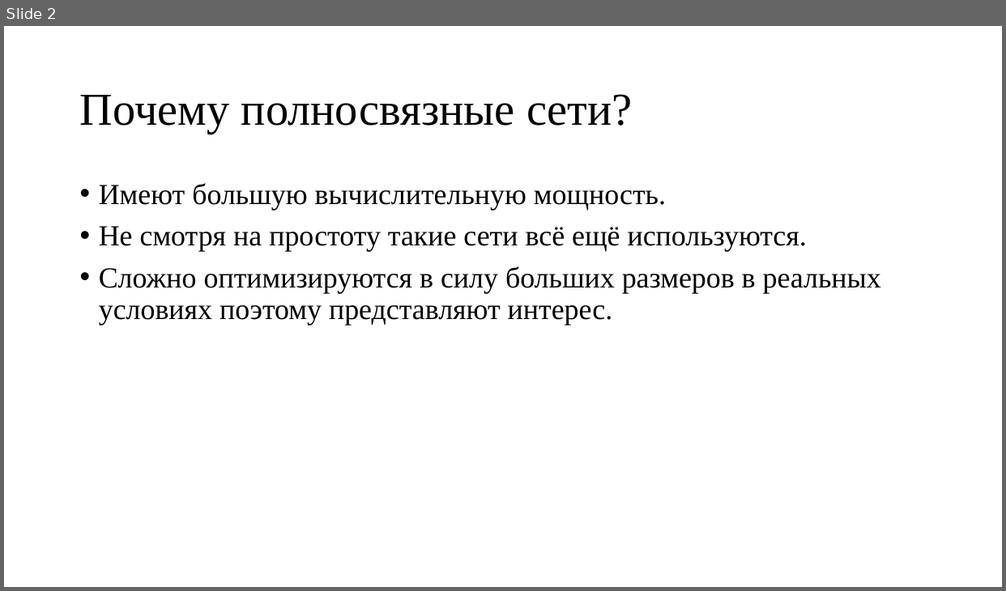
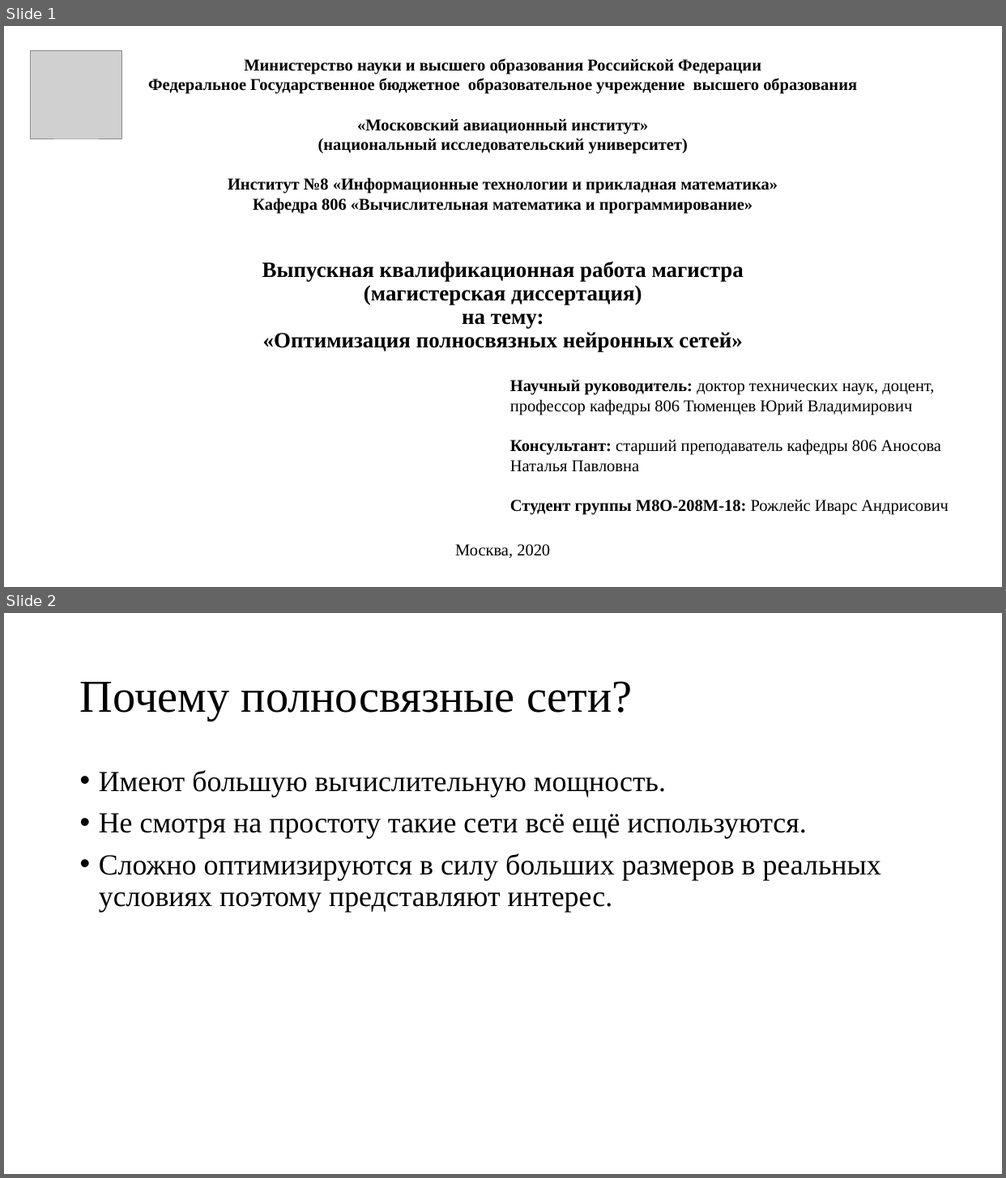
Before and after one commit to sven4500/masters-diploma, a slide deck: Презентация/Пезентация.ppt. Shown one above the other, each under a label of ours: slide 2 before the commit, slides 1 and 2 after it. The pictures are 1006x591 and 1006x1178 pixels, drawn with LibreOffice and Linux fonts; fonts in the diff are those of the drawing; grey boxes stand for pictures. Boxes give left, top, right and bottom in pixels: in the first picture for what was removed or moved away, otherwise in the second. Text is boxed around its words. In the diff, an @@ line names an element or a change of style, - is before the commit and + after.

```diff
--- a/Презентация/Пезентация.ppt
+++ b/Презентация/Пезентация.ppt
@@ slide 1 added at (4,26,1002,587), background #FFFFFF @@
@@ picture added at (31,50,122,139) @@
@@ text added at (148,58,857,214), 16 pt, text #000000, bold @@
+Министерство науки и высшего образования Российской Федерации
+Федеральное Государственное бюджетное образовательное учреждение высшего образования
+«Московский авиационный институт»
+(национальный исследовательский университет)
+Институт №8 «Информационные технологии и прикладная математика»
+Кафедра 806 «Вычислительная математика и программирование»
@@ title added at (262,261,744,352), 21 pt, text #000000, bold @@
+Выпускная квалификационная работа магистра
+(магистерская диссертация)
+на тему:
+«Оптимизация полносвязных нейронных сетей»
@@ text added at (510,380,948,515), 16 pt, text #000000 @@
+Научный руководитель: доктор технических наук, доцент, профессор кафедры 806 Тюменцев Юрий Владимирович
+Консультант: старший преподаватель кафедры 806 Аносова Наталья Павловна
+Студент группы М8О-208М-18: Рожлейс Иварс Андрисович
@@ text added at (455,544,550,558), 16 pt, text #000000 @@
+Москва, 2020
```
Also in this commit, not shown: 1 slide removed.
